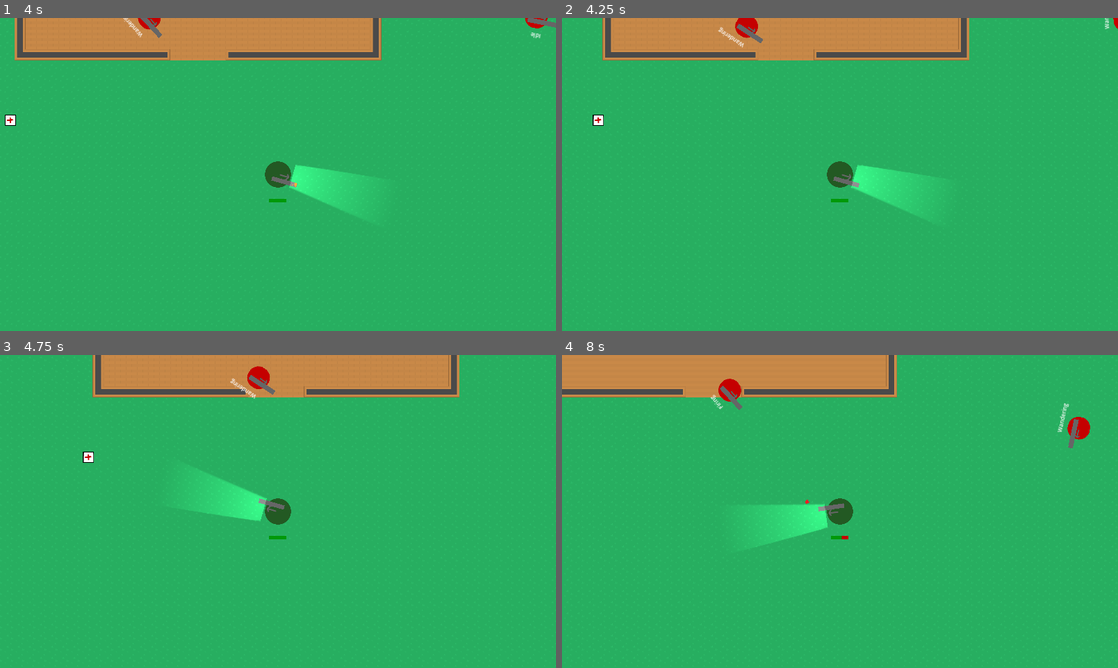
Above: before the commit, frames 1-4 (two rows, left to right).
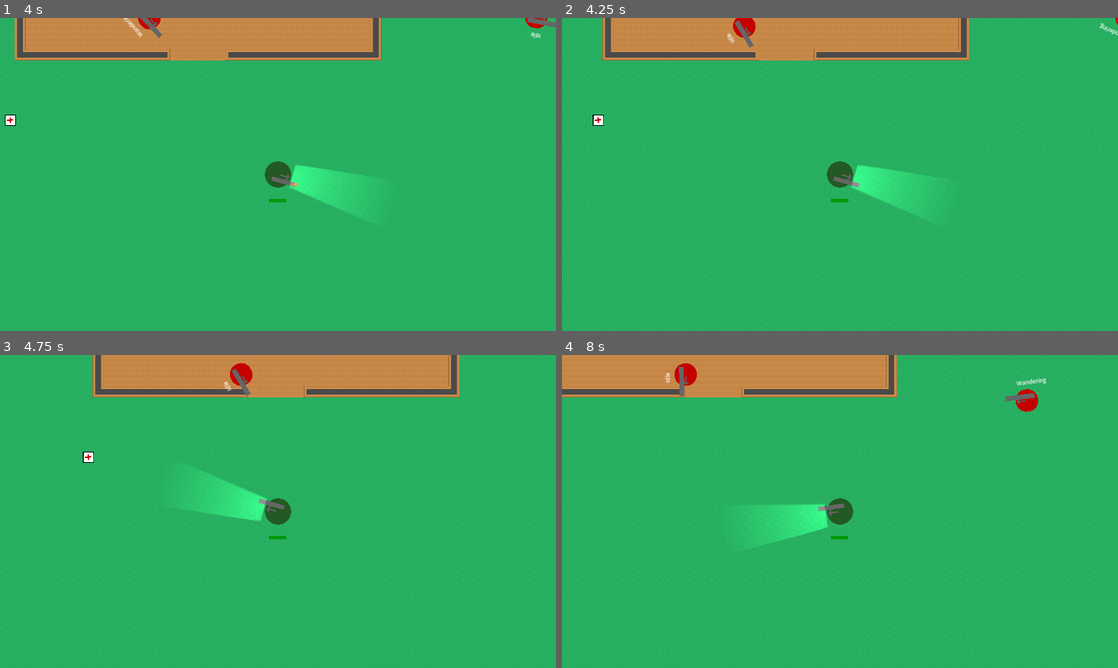
Above: after the commit, the same moments.

Repository: Berkybroon/project-nauvoo
Game: Godot game, scene res://main.tscn
The game is run twice, just before and just after one commit, with the same random seed, the same clock (stepped at 60 frames per second) and the same inputs.
Inputs (mouse positions are in pixels of both pictures, inside the frame that each line leads up to):
- Up to frame 1 (4 s): tap Enter at 0.5 s; move the mouse to (400, 158) at 0.52 s; hold D (move_right) 0.53-1.28 s; click (400, 158) at 0.6 s; move the mouse to (166, 190) at 1.27 s; hold S (move_down) 1.28-2.03 s; tap F (interact) at 1.35 s; move the mouse to (333, 105) at 2.02 s; hold D (move_right) 2.03-2.78 s; hold T (mag_check) 2.03-2.78 s; tap Space at 2.75 s; move the mouse to (250, 237) at 2.77 s; hold W (move_up) 2.78-3.53 s; tap Shift (sprint) at 2.85 s; move the mouse to (444, 221) at 3.52 s; hold Left (move_left) from 3.53 s (still down); click (444, 221) at 3.6 s
- Up to frame 2 (4.25 s): keep holding Left (move_left)
- Up to frame 3 (4.75 s): keep holding Left (move_left); move the mouse to (111, 464) at 4.27 s; tap F (interact) at 4.35 s
- Up to frame 4 (8 s): move the mouse to (867, 511) at 5.02 s; release Left (move_left) at 5.03 s; hold S (move_down) 5.03-5.78 s; hold T (mag_check) 5.03-5.78 s; move the mouse to (756, 433) at 5.77 s; hold D (move_right) 5.78-6.53 s; tap Shift (sprint) at 5.85 s; move the mouse to (962, 495) at 6.52 s; hold W (move_up) 6.53-7.28 s; click (962, 495) at 6.6 s; move the mouse to (728, 527) at 7.27 s; hold D (move_right) from 7.28 s (still down); tap F (interact) at 7.35 s

Frame 1 is identical in both runs. In frame 2, 0.3% of the frame differs, in the area x 28-100%, y 0-10%; in frame 3, 0.5%; in frame 4, 1.3%, in the area x 18-95%, y 2-59%.

Commit message:
Fixed chase status. Raycast method now returns bool only.

Diff:
--- a/chase.gd
+++ b/chase.gd
@@ -2,31 +2,38 @@
 
 @onready var navigation_agent_2d = $"../../NavigationAgent2D" as NavigationAgent2D
 @onready var player = get_tree().get_first_node_in_group("player")
-@onready var distance_to_stop_chasing = 400
+@onready var distance_to_stop_chasing = 100
 @onready var random_update_timer = $RandomUpdateTimer as RandomTimer
 
+# Begin chasing the player at declared speed immediately upon entering state.
 func enter(msg = {}) -> void:
+
 	if owner.is_queued_for_deletion():
 		return
 
 	owner.current_speed = owner.chasing_speed
+	start_chasing()
 
+# Plot path to player and check if state should be exited. (called every frame)
 func _physics_process(delta: float) -> void:
 
 	if navigation_agent_2d.is_navigation_finished():
+
 		if try_to_stop_chasing():
-			return
+			stop_chasing()
+
 		if player == null:
 			return
 
 		var player_position = player.global_position
 		var navigation_point = NavigationServer2D.map_get_closest_point(navigation_agent_2d.get_navigation_map(), player_position)
+
 		navigation_agent_2d.target_position = navigation_point
 
 	var next_position = navigation_agent_2d.get_next_path_position()
 	(owner as EnemyArmed).move_to_position(next_position)
 
-
+# Should the enemy try to stop chasing the player? Called every frame in physics process method
 func try_to_stop_chasing() -> bool:
 	if player == null:
 		return true
@@ -35,14 +42,15 @@
 	var distance_to_player = (owner as EnemyArmed).global_position.distance_to(player_position)
 
 	if distance_to_player > distance_to_stop_chasing:
-		stop_chasing()
 		return true
 	return false
 
+# Return to idle states when player escapes. To be replaced with better behaviour later.
 func stop_chasing():
 	var new_state = ["Idle", "Wandering"].pick_random()
 	state_machine.transition_to(new_state)
 
+# Stop timers and revert to normal idle speed to exit gracefully
 func exit():
 
 	random_update_timer.stop()
@@ -54,10 +62,12 @@
 	start_chasing()
 
 func start_chasing():
+
 	if player == null:
 		return
 
 	var player_position = player.global_position
 	var navigation_point = NavigationServer2D.map_get_closest_point(navigation_agent_2d.get_navigation_map(), player_position)
+
 	navigation_agent_2d.target_position = navigation_point
 	random_update_timer.setup()
--- a/enemy.gd
+++ b/enemy.gd
@@ -12,7 +12,7 @@
 @export var rotation_speed: float = 2
 @export var wandering_speed = 150
 @export var navigation_target: CharacterBody2D
-@export var chasing_speed = 200
+@export var chasing_speed = 300
 
 @export_group("Scanning for player")
 @export var angle_cone_of_vision = 90
@@ -29,7 +29,7 @@
 	current_speed = wandering_speed
 
 func _process(delta):
-	search_for_player_with_raycast()
+	pass
 
 func move_to_position(target_position: Vector2):
 	var motion = position.direction_to(target_position) * current_speed
@@ -39,29 +39,32 @@
 	velocity = motion
 	move_and_slide()
 
-func search_for_player_with_raycast():
+func search_for_player_with_raycast() -> bool:
 
 	# Error handling for enemy vision variables
 	if angle_between_rays == 0:
 		push_error("angle_between_rays must not be zero!")
-		return
+		return false
 	if angle_cone_of_vision == null or angle_between_rays == null:
 		push_error("angle_cone_of_vision or angle_between_rays is null!")
-		return
+		return false
 
 	# Calculate cast_count (with error handling)
 	var cast_count = int(angle_cone_of_vision / angle_between_rays) + 1
 	if cast_count < 1:
 		push_error("Invalid cast_count value: must be at least 1.")
-		return
+		return false
 
 	for index in cast_count:
 		var cast_vector = max_vision_distance * Vector2.UP.rotated(rad_to_deg(angle_between_rays) * (index - cast_count) / 2.0 + deg_to_rad(180))
 		vision_ray_cast_2d.target_position = cast_vector
 		vision_ray_cast_2d.force_raycast_update()
 
+		# Return true if any of the raycasts detect the player
 		if vision_ray_cast_2d.is_colliding() && vision_ray_cast_2d.get_collider() is Player:
-			state_machine.transition_to("Firing")
+			return true
+		# Return false if none
+	return false
 
 # Called when hit by a bullet
 func bullet_impact():
--- a/enemy_armed.tscn
+++ b/enemy_armed.tscn
@@ -87,6 +87,8 @@
 
 [node name="RandomUpdateTimer" type="Timer" parent="StateMachine/Chase"]
 script = ExtResource("7_w5ptc")
+min_time = 0.5
+max_time = 2.0
 
 [node name="Attack" type="Node" parent="StateMachine"]
 script = ExtResource("10_bpgmm")
--- a/firing.gd
+++ b/firing.gd
@@ -18,3 +18,6 @@
 		owner.rotation += deg_to_rad(180)
 
 	owner.fire()
+
+	if !(owner as enemy).search_for_player_with_raycast():
+		state_machine.transition_to("Chase")
--- a/idle.gd
+++ b/idle.gd
@@ -26,6 +26,9 @@
 		return
 	rotate_while_idle(delta)
 
+	if (owner as enemy).search_for_player_with_raycast():
+		state_machine.transition_to("Firing")
+
 func rotate_while_idle(delta: float):
 	if is_rotating && allow_rotation:
 		var rotation_angle = lerp_angle(deg_to_rad(owner.rotation_degrees), deg_to_rad(rotation_degrees), delta * rotation_speed)
--- a/wandering.gd
+++ b/wandering.gd
@@ -14,6 +14,9 @@
 
 func physics_update(_delta):
 	# Check if the target position is valid and reachable
+	if (owner as enemy).search_for_player_with_raycast():
+		state_machine.transition_to("Firing")
+
 	if navigation_agent_2d.target_position != Vector2.ZERO and (
 		navigation_agent_2d.is_navigation_finished() or
 		!navigation_agent_2d.is_target_reachable()
